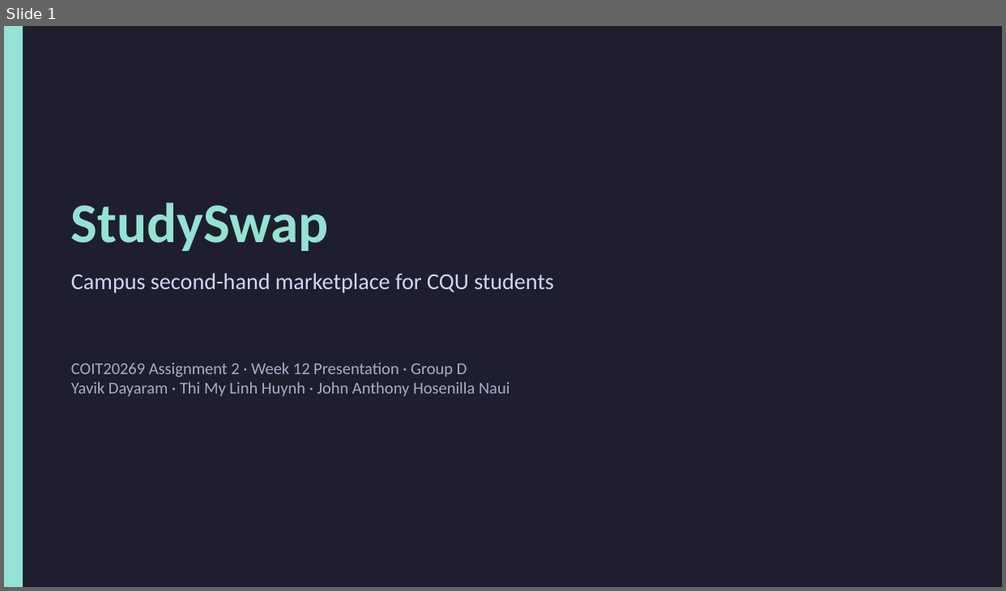
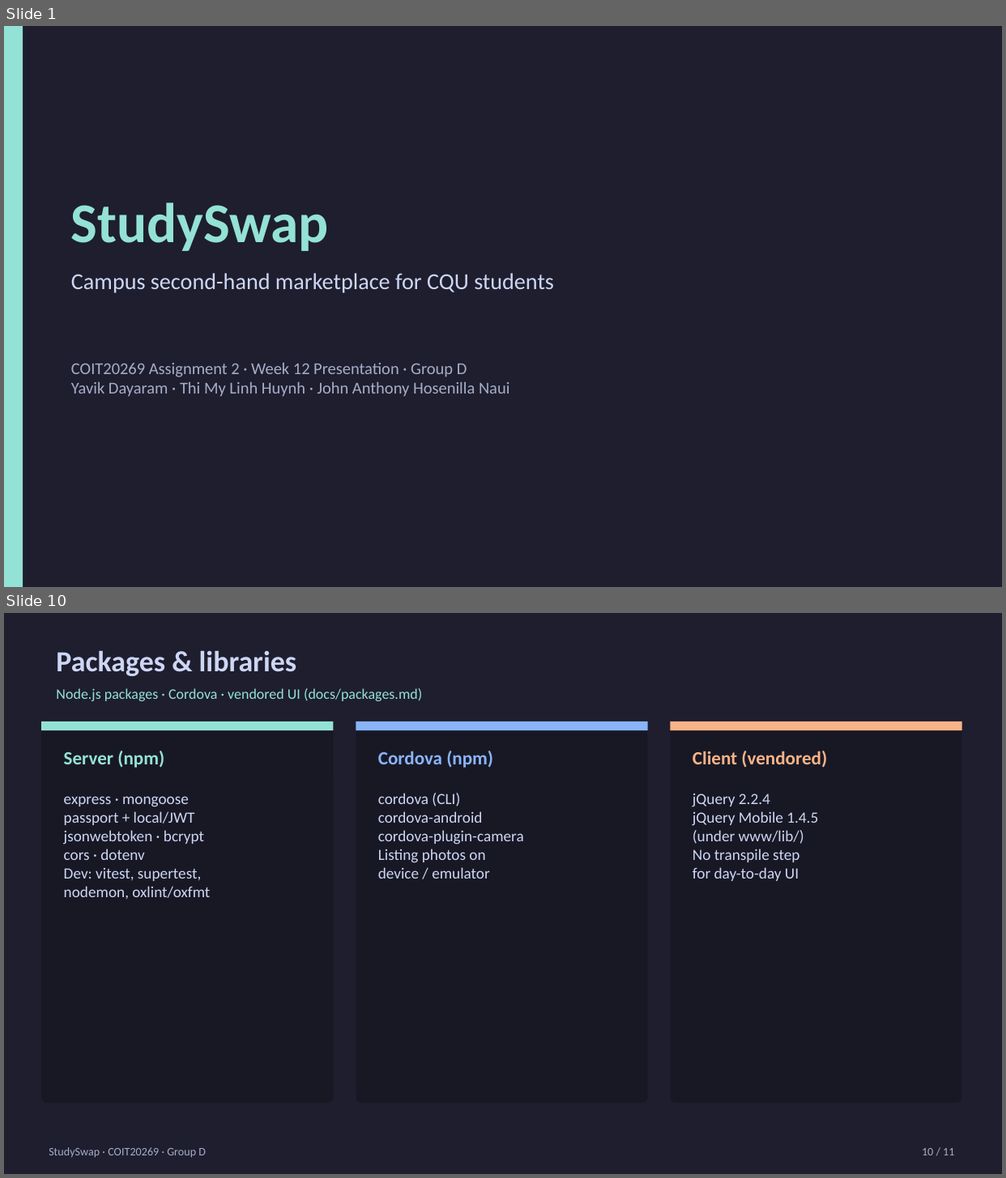
Before and after one commit to CQU-ANTHONY/coit20269-assessment-2, a slide deck: docs/slides/StudySwap-Week12-Presentation.pptx. Shown one above the other, each under a label of ours: slide 1 before the commit, slides 1 and 10 after it; the slides between them are not shown. The pictures are 1006x591 and 1006x1178 pixels, drawn with LibreOffice and Linux fonts; fonts in the diff are those of the drawing. Boxes give left, top, right and bottom in pixels: in the first picture for what was removed or moved away, otherwise in the second. Text is boxed around its words. In the diff, an @@ line names an element or a change of style, - is before the commit and + after.

```diff
--- a/docs/slides/StudySwap-Week12-Presentation.pptx
+++ b/docs/slides/StudySwap-Week12-Presentation.pptx
@@ slide 10 added at [4,613,1002,1174], background #FFFFFF @@
@@ rectangle added at [4,613,1002,1174], fill #1E1E2E @@
@@ text added at [56,650,296,676], 28 pt, text #CDD6F4, bold @@
+Packages & libraries
@@ text added at [56,688,422,701], 14 pt, text #94E2D5 @@
+Node.js packages · Cordova · vendored UI (docs/packages.md)
@@ rounded rectangle added at [41,722,334,1103], fill #181825 @@
@@ rectangle added at [41,722,334,730], fill #94E2D5 @@
@@ rounded rectangle added at [356,722,648,1103], fill #181825 @@
@@ rectangle added at [356,722,648,730], fill #89B4FA @@
@@ rounded rectangle added at [671,722,962,1103], fill #181825 @@
@@ rectangle added at [671,722,962,730], fill #FAB387 @@
@@ text added at [64,751,164,768], 18 pt, text #94E2D5, bold @@
+Server (npm)
@@ text added at [378,751,493,768], 18 pt, text #89B4FA, bold @@
+Cordova (npm)
@@ text added at [692,751,827,768], 18 pt, text #FAB387, bold @@
+Client (vendored)
@@ text added at [64,796,210,899], 15 pt, text #CDD6F4 @@
+express · mongoose
+passport + local/JWT
+jsonwebtoken · bcrypt
+cors · dotenv
+Dev: vitest, supertest,
+nodemon, oxlint/oxfmt
@@ text added at [378,793,524,879], 15 pt, text #CDD6F4 @@
+cordova (CLI)
+cordova-android
+cordova-plugin-camera
+Listing photos on
+device / emulator
@@ text added at [692,794,818,881], 15 pt, text #CDD6F4 @@
+jQuery 2.2.4
+jQuery Mobile 1.4.5
+(under www/lib/)
+No transpile step
+for day-to-day UI
@@ text added at [49,1148,206,1157], 11 pt, text #A6ADC8 @@
+StudySwap · COIT20269 · Group D
@@ text added at [922,1148,954,1156], 11 pt, text #A6ADC8 @@
+10 / 11
```
Also in this commit, not shown: 9 slides changed, 5 other files.
